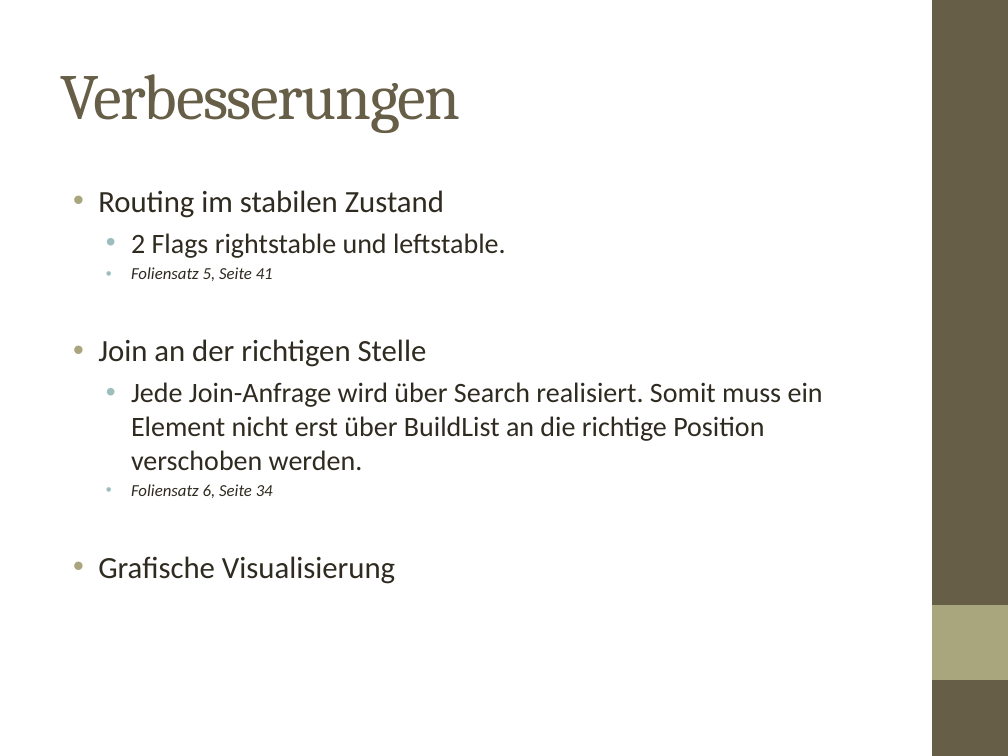
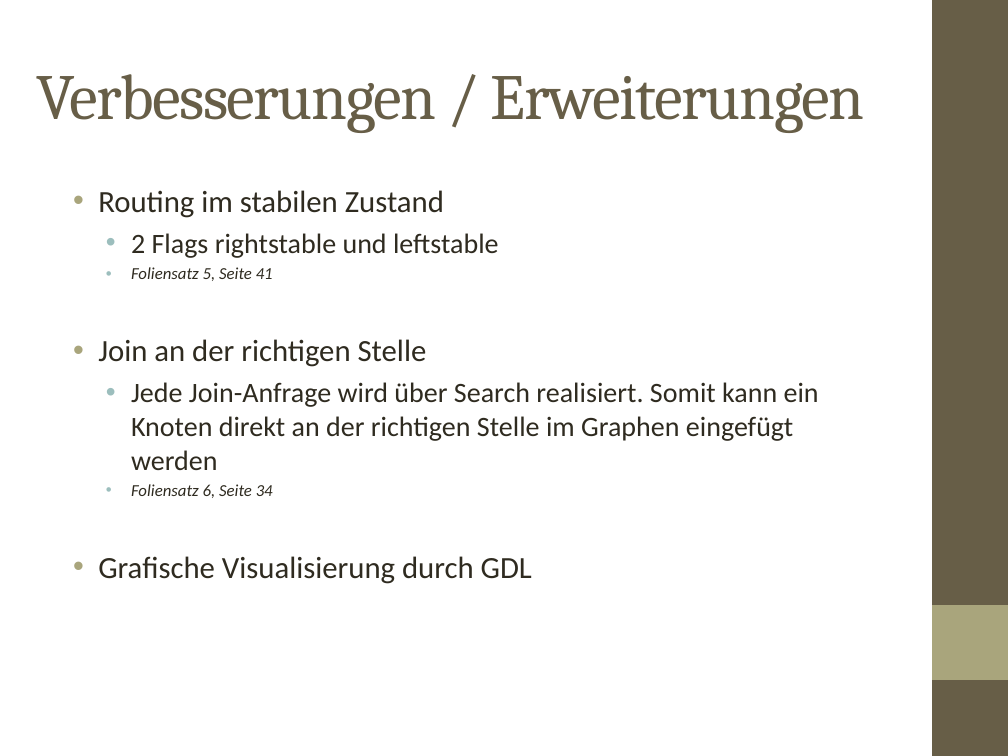
Before and after one commit to kiudee/VAHD-Projekt, a slide deck: slide 3 of Verteilte Hashtabelle.odp (slide 4 before the commit). Drawn at 1008x756 pixels with LibreOffice and Linux fonts; fonts in the diff are those of the drawing. Boxes give left, top, right and bottom in pixels: in the first picture for what was removed or moved away, otherwise in the second. Text is boxed around its words. In the diff, an @@ line names an element or a change of style, - is before the commit and + after.

```diff
--- a/Verteilte Hashtabelle.odp
+++ b/Verteilte Hashtabelle.odp
@@ title at (37, 74, 865, 133): text changed @@
-Verbesserungen
+Verbesserungen / Erweiterungen
@@ text at (131, 233, 499, 258): text changed @@
-  • 2 Flags rightstable und leftstable.
+  • 2 Flags rightstable und leftstable
@@ text at (131, 382, 819, 470): text changed @@
-  • Jede Join-Anfrage wird über Search realisiert. Somit muss ein Element nicht erst über BuildList an die richtige Position verschoben werden.
+  • Jede Join-Anfrage wird über Search realisiert. Somit kann ein Knoten direkt an der richtigen Stelle im Graphen eingefügt werden
@@ text at (98, 556, 532, 584): text changed @@
-• Grafische Visualisierung
+• Grafische Visualisierung durch GDL
```
Also in this commit, not shown: 2 other slides changed, 5 slides added, 3 slides removed, 1 other file.
